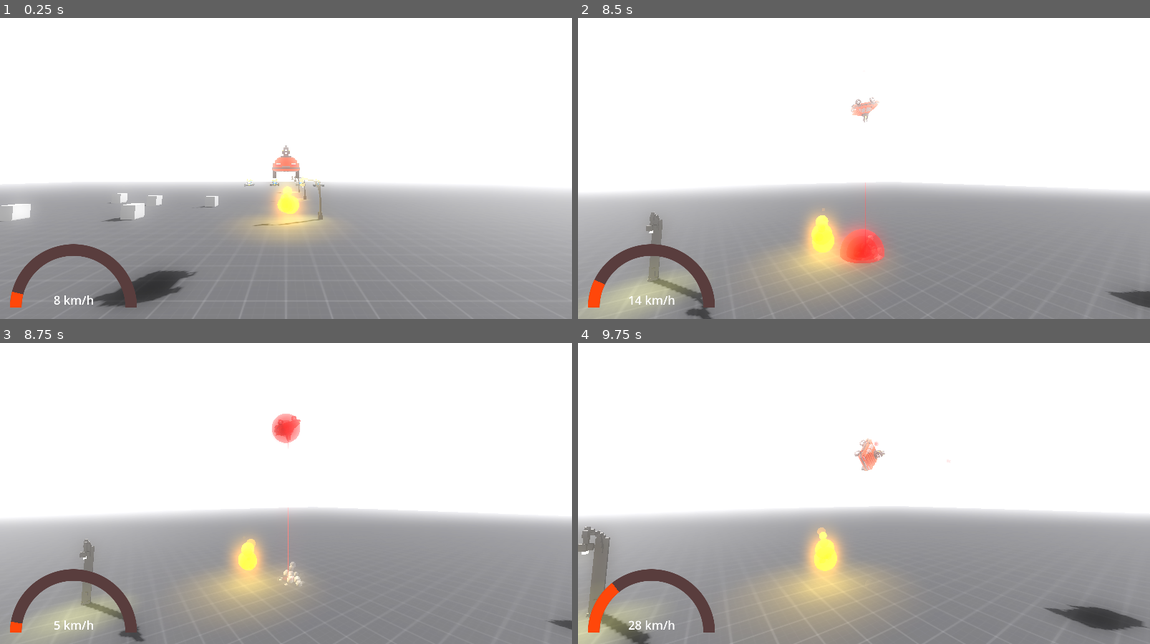
Above: before the commit, frames 1-4 (two rows, left to right).
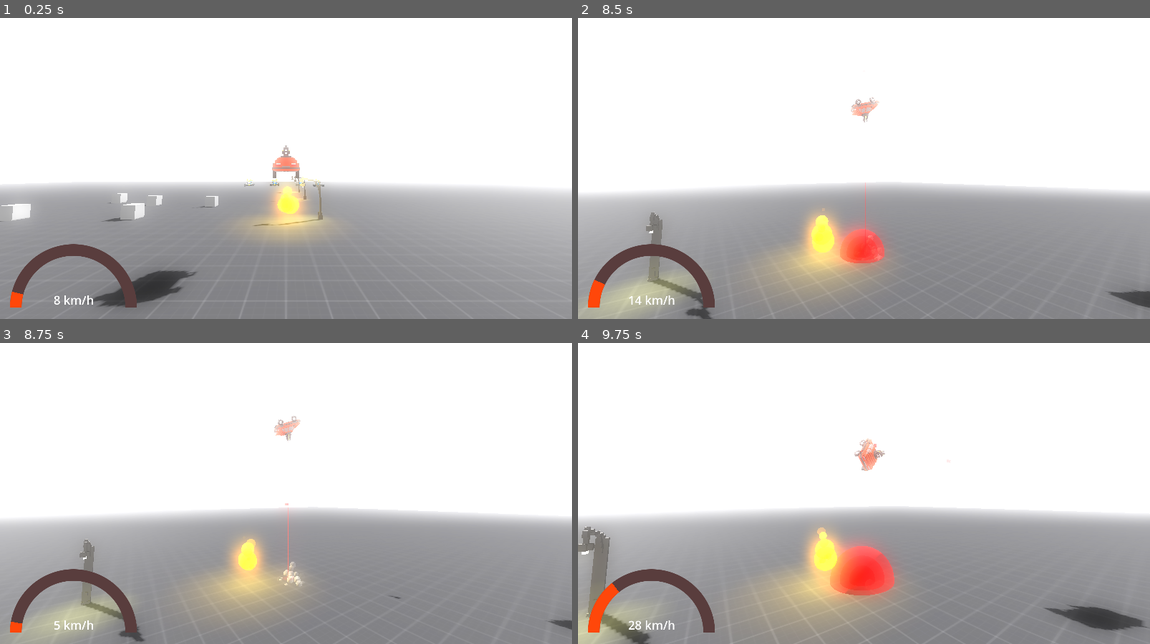
Above: after the commit, the same moments.

Repository: applejag/bornhack-2024-game
Game: Godot game, scene res://scenes/world.tscn
Same seed, same stepped clock (60 frames per second), same inputs: the game is played once before the commit and once after it.
Inputs:
- Up to frame 1 (0.25 s): no input
- Up to frame 2 (8.5 s): tap R (reset_car) every 0.75 s from 0.5 to 4.25 s; hold D (steer_right) 0.53-1.28 s; tap Ctrl (fire) every 0.75 s from 0.6 to 8.1 s; tap Space (jump) at 0.77, 1.52, 3.02, 3.77, 4.52, 6.02, 6.77, 7.52 s; hold S (move_back) 1.28-2.03 s; hold D (steer_right) 2.03-2.78 s; hold W (move_forward) 2.78-3.53 s; hold A (steer_left) 3.53-5.03 s; hold S (move_back) 5.03-5.78 s; hold D (steer_right) 5.78-6.53 s; hold W (move_forward) 6.53-7.28 s; hold D (steer_right) 7.28-8.03 s; hold S (move_back) from 8.03 s (still down)
- Up to frame 3 (8.75 s): keep holding S (move_back)
- Up to frame 4 (9.75 s): release S (move_back) at 8.78 s; hold A (steer_left) 8.78-9.53 s; tap Ctrl (fire) at 8.85, 9.6 s; tap Space (jump) at 9.02 s; hold W (move_forward) from 9.53 s (still down)

Frames 1-2 are identical in both runs. In frame 3, 0.4% of the frame differs, in the area x 47-71%, y 23-86%; in frame 4, 1.7%, in the area x 43-99%, y 32-93%.

Commit message:
Fix shooting

Diff:
--- a/project.godot
+++ b/project.godot
@@ -68,4 +68,7 @@
 
 [layer_names]
 
-3d_physics/layer_2="projectile"
+3d_physics/layer_2="player projectile"
+3d_physics/layer_3="enemy"
+3d_physics/layer_4="player"
+3d_physics/layer_5="enemy projectile"
--- a/scenes/EnemyShootingThrottle.gd
+++ b/scenes/EnemyShootingThrottle.gd
@@ -16,15 +16,15 @@
 		timer.start()
 
 		var index = randi() % len(callbacks)
-		callbacks[index].call()
+		var fire_function = callbacks[index]
+		if fire_function.is_valid():
+			fire_function.call()
 		callbacks.remove_at(index)
-		print("actually shoot")
 
 func queue_fire(fire_function: Callable) -> void:
 	# Remove it first to make sure we only have 1 of it
 	callbacks.erase(fire_function)
 	callbacks.append(fire_function)
-	print("queue_fire")
 
 func _on_timer_timeout() -> void:
 	can_shoot = true
--- a/scenes/bullet.tscn
+++ b/scenes/bullet.tscn
@@ -28,6 +28,7 @@
 
 [node name="Bullet" type="RigidBody3D"]
 collision_layer = 2
+collision_mask = 5
 continuous_cd = true
 max_contacts_reported = 10
 contact_monitor = true
--- a/scenes/enemy_bullet.tscn
+++ b/scenes/enemy_bullet.tscn
@@ -55,7 +55,8 @@
 radius = 0.4
 
 [node name="EnemyBullet" type="RigidBody3D"]
-collision_layer = 2
+collision_layer = 16
+collision_mask = 9
 gravity_scale = 0.0
 continuous_cd = true
 max_contacts_reported = 10
--- a/scenes/explosion.tscn
+++ b/scenes/explosion.tscn
@@ -13,6 +13,7 @@
 material = SubResource("StandardMaterial3D_v3mug")
 
 [node name="Explosion" type="Area3D"]
+collision_mask = 13
 monitorable = false
 script = ExtResource("1_rqj2w")
 scale_end = 3.0
--- a/scenes/player.tscn
+++ b/scenes/player.tscn
@@ -261,6 +261,8 @@
 rings = 10
 
 [node name="Player" type="VehicleBody3D"]
+collision_layer = 8
+collision_mask = 29
 mass = 750.0
 angular_damp = 3.0
 script = ExtResource("1_8nyy8")
--- a/scenes/tank1.tscn
+++ b/scenes/tank1.tscn
@@ -18,6 +18,8 @@
 size = Vector3(0.426025, 2.36008, 1.75098)
 
 [node name="tank1" type="CharacterBody3D"]
+collision_layer = 4
+collision_mask = 13
 script = ExtResource("1_15cxf")
 max_speed = 1.5
 acceleration = 0.5
